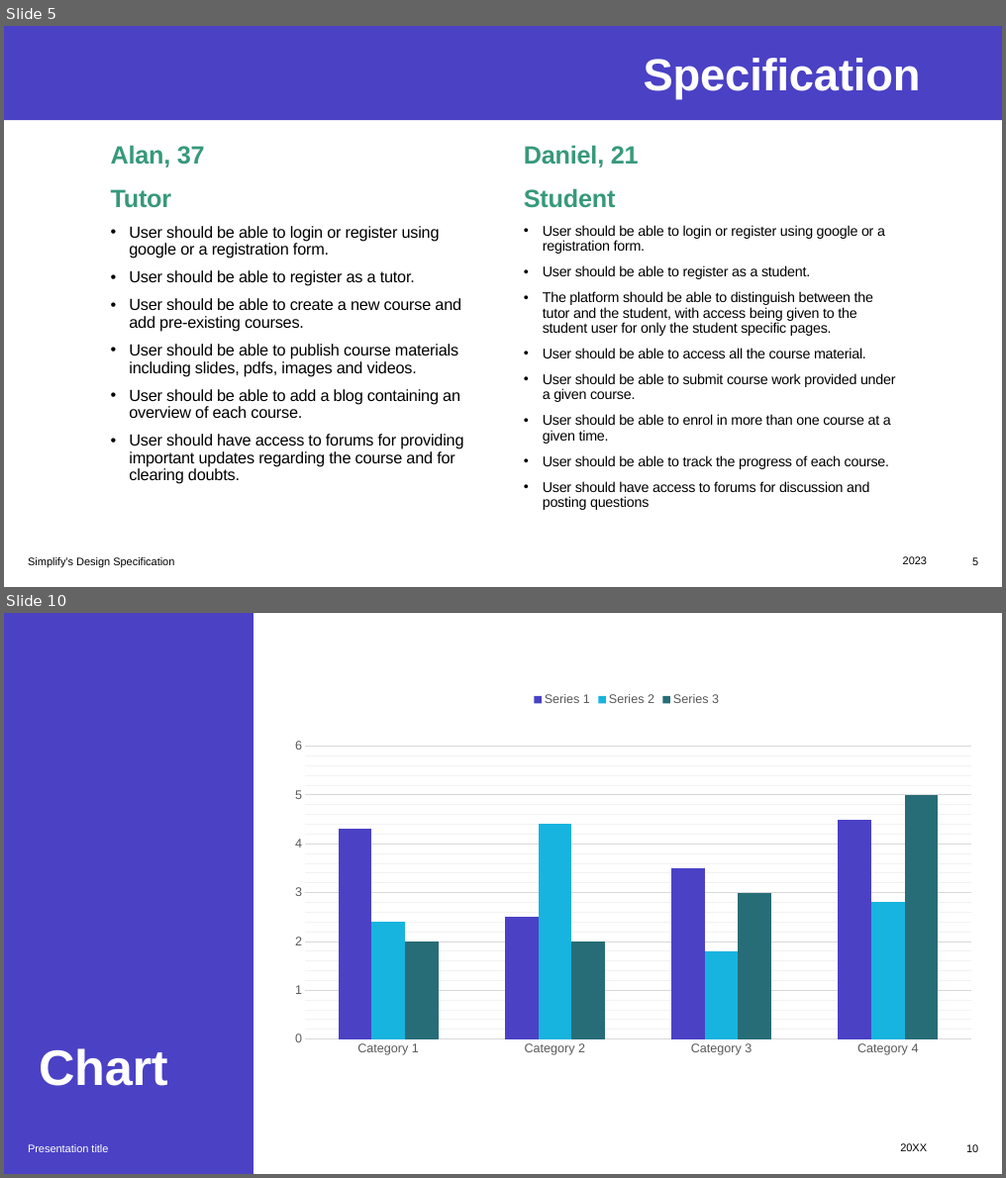
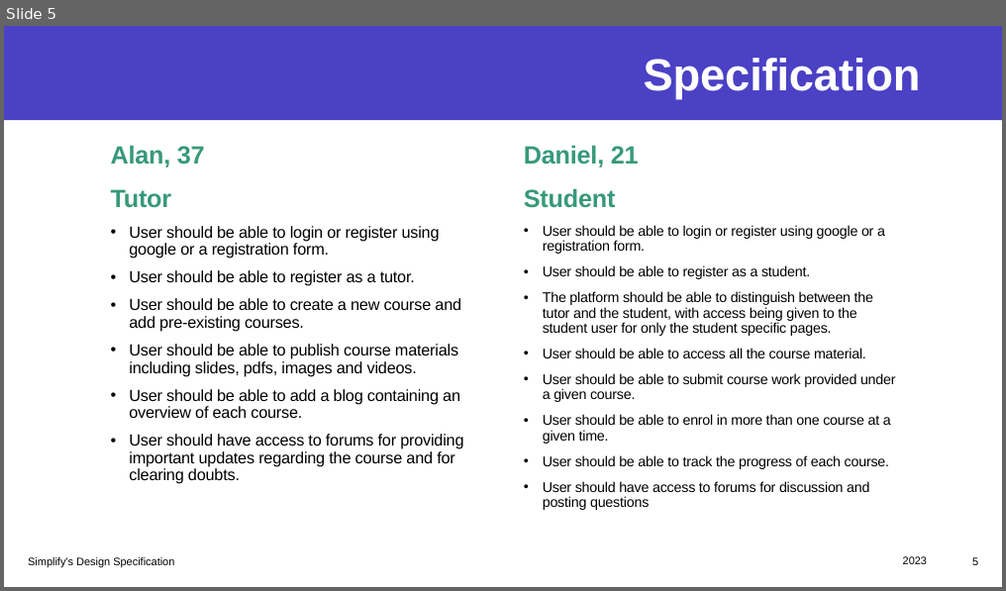
Before and after one commit to praharsh05/ITech-Group, a slide deck: ITech_GP.pptx. Shown one above the other, each under a label of ours: slides 5 and 10 before the commit, slide 5 after it; the slides between them are not shown. The pictures are 1006x1178 and 1006x591 pixels, drawn with LibreOffice and Linux fonts; fonts in the diff are those of the drawing. Boxes give left, top, right and bottom in pixels: in the first picture for what was removed or moved away, otherwise in the second. Text is boxed around its words. In the diff, an @@ line names an element or a change of style, - is before the commit and + after.

```diff
--- a/ITech_GP.pptx
+++ b/ITech_GP.pptx
@@ slide 10 removed at (x1=4, y1=613, x2=1002, y2=1174), background #FFFFFF @@
@@ rectangle removed at (x1=4, y1=613, x2=253, y2=1174) @@
@@ column chart removed at (x1=274, y1=685, x2=979, y2=1073) @@
-categories: Category 1, Category 2, Category 3, Category 4
-Series 1: 4.3, 2.5, 3.5, 4.5
-Series 2: 2.4, 4.4, 1.8, 2.8
-Series 3: 2, 2, 3, 5
@@ title removed at (x1=39, y1=1049, x2=168, y2=1086) @@
-Chart
@@ text removed at (x1=28, y1=1145, x2=108, y2=1153) @@
-Presentation title
@@ text removed at (x1=900, y1=1144, x2=927, y2=1152) @@
-20XX
@@ page number removed at (x1=966, y1=1145, x2=978, y2=1153) @@
-10
```
Also in this commit, not shown: 3 slides changed, 8 slides added, 8 other slides removed.
